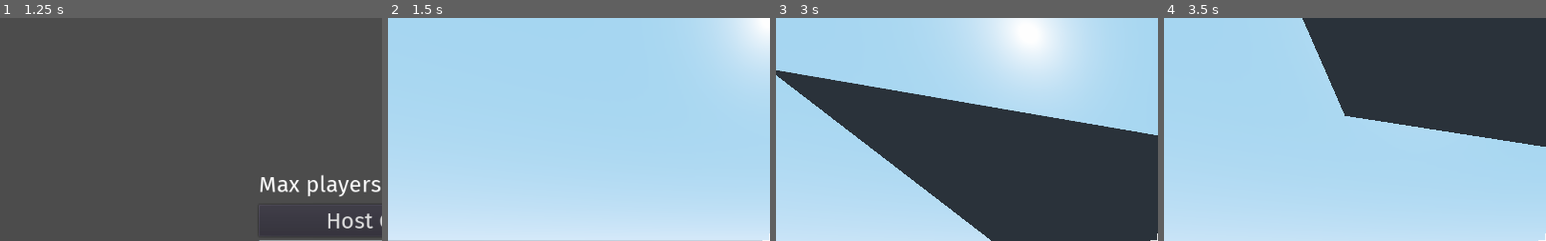
Above: before the commit, frames 1-4 (left to right).
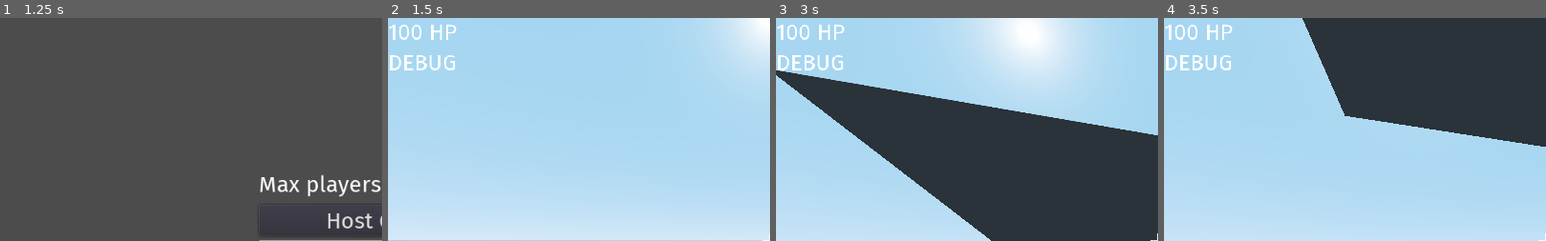
Above: after the commit, the same moments.

Repository: Norrox/Godot-Dead-Simple-Multiplayer-FPS
Game: Godot game, scene res://scenes/Lobby.tscn
Two runs of this game, one before a commit and one after it. Both use one fixed random seed, a clock stepped at 60 frames per second and the inputs below.
Inputs (mouse positions are % of the whole screen's width and height, from its top left):
- Up to frame 1 (1.25 s): tap Enter (ui_accept) at 0.5, 0.77 s; move the mouse to (72, 45) at 0.52 s; hold D (right) from 0.53 s (still down); click (72, 45) at 0.6 s
- Up to frame 2 (1.5 s): release D (right) at 1.25 s; click "Host Game" at 1.25 s
- Up to frame 3 (3 s): move the mouse to (30, 55) at 2.02 s; hold S (backward) 2.03-2.78 s; tap F (Flashlight) at 2.1 s; tap Enter (ui_accept) at 2.27 s; click (30, 55) at 2.3 s; move the mouse to (52, 48) at 2.77 s; hold W (forward) from 2.78 s (still down); click (52, 48) at 2.85 s
- Up to frame 4 (3.5 s): keep holding W (forward)
The pictures show only the part of the screen within x 0-50%, y 0-50%; the shares and areas given below are measured in that part.

Frame 1 is identical in both runs. In frame 2, 0.9% of the frame differs, in the area x 0-18%, y 2-24%; in frame 3, 0.9%; in frame 4, 0.9%.

Commit message:
starting shooting ability

Diff:
--- a/scenes/Player.tscn
+++ b/scenes/Player.tscn
@@ -1,7 +1,8 @@
-[gd_scene load_steps=6 format=2]
+[gd_scene load_steps=9 format=2]
 
 [ext_resource path="res://scripts/Player.gd" type="Script" id=1]
 [ext_resource path="res://other/crosshair.png" type="Texture" id=2]
+[ext_resource path="res://other/FiraSans-Regular.ttf" type="DynamicFontData" id=3]
 
 [sub_resource type="CapsuleMesh" id=1]
 radius = 0.5
@@ -15,6 +16,13 @@
 top_radius = 0.1
 bottom_radius = 0.1
 height = 1.0
+
+[sub_resource type="DynamicFont" id=4]
+size = 30
+font_data = ExtResource( 3 )
+
+[sub_resource type="Theme" id=5]
+default_font = SubResource( 4 )
 
 [node name="Player" type="KinematicBody"]
 script = ExtResource( 1 )
@@ -40,6 +48,10 @@
 spot_range = 20.0
 spot_angle = 30.0
 
+[node name="RayCast" type="RayCast" parent="Camera"]
+enabled = true
+cast_to = Vector3( 0, 0, -100 )
+
 [node name="Crosshair" type="TextureRect" parent="."]
 visible = false
 anchor_right = 1.0
@@ -49,3 +61,23 @@
 __meta__ = {
 "_edit_use_anchors_": false
 }
+
+[node name="HUD" type="VBoxContainer" parent="."]
+visible = false
+margin_right = 40.0
+margin_bottom = 40.0
+theme = SubResource( 5 )
+
+[node name="Health" type="Label" parent="HUD"]
+margin_right = 92.0
+margin_bottom = 37.0
+text = "100"
+__meta__ = {
+"_edit_use_anchors_": false
+}
+
+[node name="Debug" type="Label" parent="HUD"]
+margin_top = 41.0
+margin_right = 92.0
+margin_bottom = 78.0
+text = "DEBUG"
--- a/scripts/NETWORK.gd
+++ b/scripts/NETWORK.gd
@@ -6,7 +6,6 @@
 var player_scene = "res://scenes/Player.tscn"
 
 var spawner_node = null
-
 
 # Lobby buttons ================================================================
 
@@ -54,12 +53,12 @@
 
 # Remote =======================================================================
 
-# If a client id emitted the signal of connecting spawn the player remotely:
+# If a client id emitted the signal of connecting, spawn the player remotely:
 func _on_network_peer_connected(id):
 	if id != 1:
 		spawn_player(id)
 
-# If a client id emitted the signal of deconnecting remove the player remotely:
+# If a client id emitted the signal of disconnecting, remove the player remotely:
 func _on_network_peer_disconnected(id):
 	if spawner_node.has_node(str(id)):
 		spawner_node.get_node(str(id)).queue_free()
--- a/scripts/Player.gd
+++ b/scripts/Player.gd
@@ -5,21 +5,30 @@
 var jump_force = 5
 var mouse_sensitivity = 1
 
+var health = 100
+
 func _ready():
-	# If the name of the node is the same as the client id we can control it
+	# If the name of this instanced node is the same as the client id we can control it
 	var is_me = name == str( get_tree().get_network_unique_id() )
 	set_physics_process(is_me) # Keyboard inputs allowed
 	set_process_input(is_me) # Mouse vision allowed
 
+	# Setup nodes:
 	$Camera.current = is_me
 	$Crosshair.visible = is_me
 	$Camera/Weapon.visible = !is_me
+	$HUD.visible = is_me
 
+	# Synced properties:
 	rset_config("transform", MultiplayerAPI.RPC_MODE_REMOTE)
 	$Camera.rset_config("rotation", MultiplayerAPI.RPC_MODE_REMOTE)
 	$Camera/FlashLight.rset_config("visible", MultiplayerAPI.RPC_MODE_REMOTE)
 
 func _physics_process(delta):
+
+	$HUD/Health.text = str(health) + " HP"
+
+
 	var direction_2D = Vector2() # Controls in 2D to normalize the directions
 	direction_2D.y = Input.get_action_strength("backward") - Input.get_action_strength("forward")
 	direction_2D.x = Input.get_action_strength("right") - Input.get_action_strength("left")
@@ -41,6 +50,15 @@
 	if movement != Vector3.ZERO: # If we are moving/falling the new position is sent to other players
 		rset_unreliable("transform", transform)
 
+	if Input.is_action_just_pressed("shoot"):
+		if $Camera/RayCast.get_collider() != null and $Camera/RayCast.get_collider().get("health") != null:
+			$Camera/RayCast.get_collider().health -= 10
+			$HUD/Debug.text = "Ennemy: " + str($Camera/RayCast.get_collider().health) + " HP"
+
+
+
+
+
 	if Input.is_action_just_pressed("Flashlight"):
 		$Camera/FlashLight.visible = !$Camera/FlashLight.visible
 		$Camera/FlashLight.rset_unreliable("visible", $Camera/FlashLight.visible)
@@ -56,5 +74,6 @@
 			rotation_degrees.y -= event.relative.x * mouse_sensitivity / 10
 			$Camera.rotation_degrees.x -= event.relative.y * mouse_sensitivity / 10
 			$Camera.rotation_degrees.x = clamp($Camera.rotation_degrees.x, -90, 90)
-			# If we look around our camera rotation (and head and weapon) is sent to other player
+
+			# If we look around our camera rotation is sent to other player
 			$Camera.rset_unreliable("rotation", $Camera.rotation)
